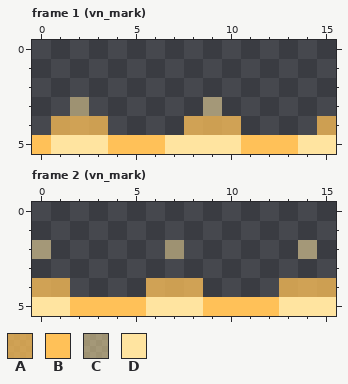
One commit to this pixel-art file: art/fx_vn_mark.aseprite. The first picture shows the starting point.
16x6 pixels, 4 frames. Shown: frame 1 (vn_mark), frame 2 (vn_mark). The commit also changed other frames, which this record leaves out.
Palette (. is transparent): A #ffc158be  B #ffc158  C #ffe4a082  D #ffe4a0
Pixels before, frame 1 (vn_mark), first column x 0:
3 ..C......C......
4 .AAA....AAA....A
5 BDDDBBBDDDDBBBDD
Pixels before, frame 2 (vn_mark), first column x 0:
2 C......C......C.
3 ................
4 AA....AAA....AAA
5 DDBBBBDDDBBBBDDD
The result:
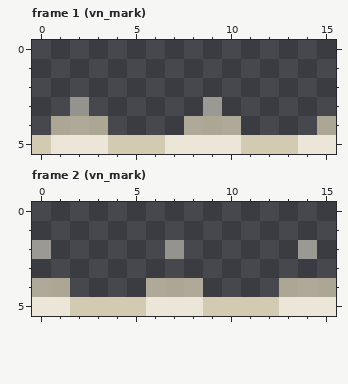
Edits made:
Colour A changes from #ffc158be to #d3cab2be.
Colour B changes from #ffc158 to #d3cab2.
Colour C changes from #ffe4a082 to #ebe6d882.
Colour D changes from #ffe4a0 to #ebe6d8.
Pixel boxes of the changes (left, top, right, bottom) in both pictures:
changed: (32, 97, 336, 154)
changed: (32, 240, 336, 316)
